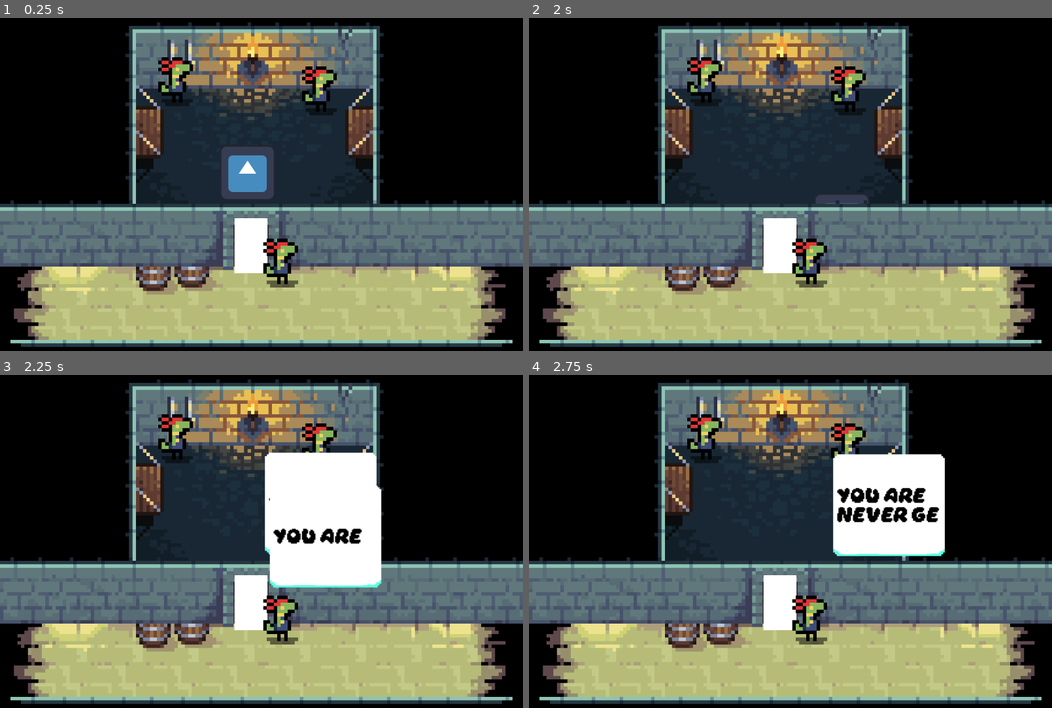
Above: before the commit, frames 1-4 (two rows, left to right).
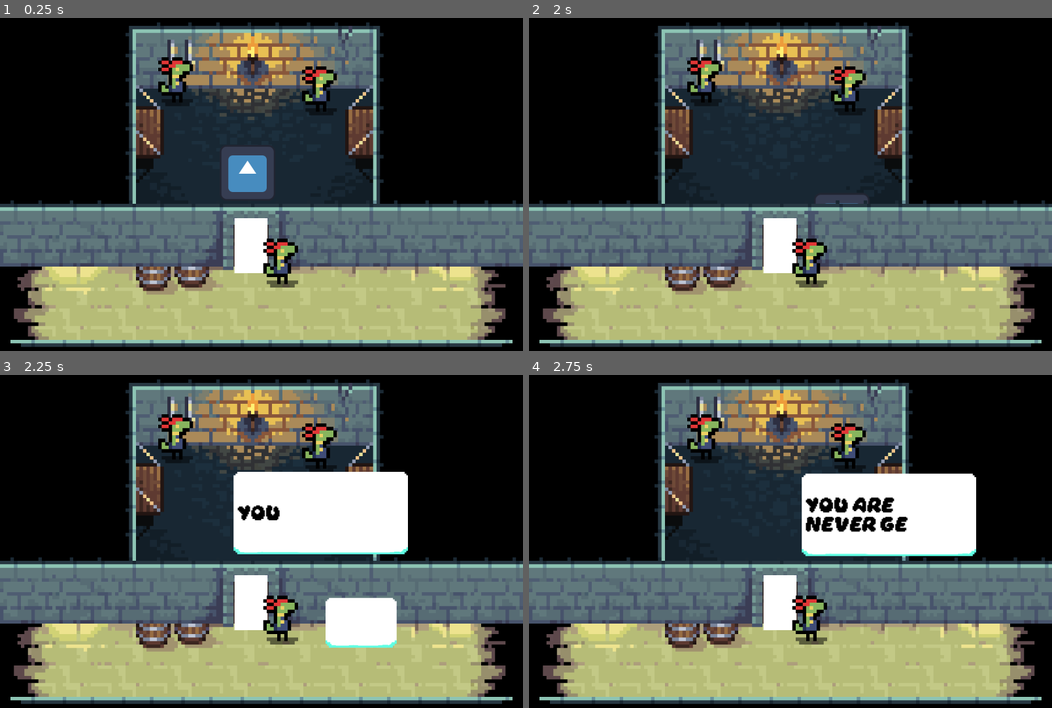
Above: after the commit, the same moments.

Repository: tombuben/gamerpie_gamejam_2025
Game: Godot game, scene res://levels/level_1.tscn
Two runs of this game, one before a commit and one after it. Both use one fixed random seed, a clock stepped at 60 frames per second and the inputs below. The engine's default icon, where the game draws it, is replaced by a stand-in: a white triangle on a blue panel in a dark square.
Inputs:
- Up to frame 1 (0.25 s): no input
- Up to frame 2 (2 s): tap Enter at 0.5 s; hold D (right) 0.53-1.28 s; tap B (bubble_switch) at 0.6, 1.35 s; hold S (down) from 1.28 s (still down)
- Up to frame 3 (2.25 s): release S (down) at 2.03 s; hold D (right) from 2.03 s (still down); tap B (bubble_switch) at 2.1 s
- Up to frame 4 (2.75 s): keep holding D (right)

Frames 1-2 are identical in both runs. In frame 3, 9.0% of the frame differs, in the area x 44-78%, y 23-82%; in frame 4, 5.9%.
Error before the commit: Invalid access to property or key 'bubble' on a base object of type 'Nil'. (res://scripts/player_character.gd:45)
Error after the commit: Invalid access to property or key 'bubble' on a base object of type 'Nil'. (res://scripts/player_character.gd:49)

Commit message:
Added refactoring for dialog manager, split to separate for bubble slot

Diff:
--- /dev/null
+++ b/levels/bubble_slot_manager.gd
@@ -0,0 +1,50 @@
+extends Node2D
+
+@onready var text_box_scene = preload("res://ui/text box/text_box.tscn")
+
+signal on_slot_changed(check_value : String)
+
+@onready var bubble : Node2D = $Bubble
+
+var dialog_line: String
+
+var text_box
+var text_box_position: Vector2
+var bubble_slot: Node2D
+
+
+var is_dialog_active = false
+
+func start_dialog():
+	var parent = get_parent()
+	bubble = $Bubble
+	if is_dialog_active && parent.name == "PlayerCharacter":
+		_end_dialog()
+	elif is_dialog_active:
+		return
+	bubble_slot = self
+	dialog_line = bubble.line
+	text_box_position = global_position
+	_show_text_box()
+
+	is_dialog_active = true
+
+
+func _show_text_box():
+	text_box = text_box_scene.instantiate()
+	bubble_slot.add_child(text_box)
+	text_box.global_position = text_box_position
+	text_box.display_text(dialog_line)
+
+
+func _end_dialog():
+	text_box.queue_free()
+	is_dialog_active = false
+	return
+
+
+func _bubble_slot_changed(check_value : String):
+	on_slot_changed.emit(check_value)
+	print("bubble slot changed")
+	_end_dialog()
+	start_dialog()
--- a/levels/dialog_bubble.gd
+++ b/levels/dialog_bubble.gd
@@ -1,7 +1,5 @@
 extends Node2D
 
-@export var lines: Array[String] = [
-	"This is a test dialogue."
-]
+@export var line: String = "This is a test dialogue."
 
 @export var checkValue : String = "Test"
--- a/levels/level_1.tscn
+++ b/levels/level_1.tscn
@@ -1,12 +1,11 @@
-[gd_scene load_steps=10 format=3 uid="uid://cxjyxcbcxxydo"]
+[gd_scene load_steps=9 format=3 uid="uid://cxjyxcbcxxydo"]
 
 [ext_resource type="Texture2D" uid="uid://b8jqx1thoeery" path="res://assets/level_1/background.png" id="1_7ekwj"]
 [ext_resource type="PackedScene" uid="uid://b81oqoehgfrkh" path="res://player_character.tscn" id="1_q2wdn"]
-[ext_resource type="Script" path="res://levels/player_bubble_manager.gd" id="3_ccnok"]
 [ext_resource type="PackedScene" uid="uid://c80xvbx7tdgob" path="res://npc_character.tscn" id="3_tl17o"]
+[ext_resource type="Script" path="res://levels/bubble_slot_manager.gd" id="3_umfwp"]
 [ext_resource type="Script" path="res://levels/dialog_bubble.gd" id="4_ise4s"]
-[ext_resource type="PackedScene" uid="uid://do3g3w77pww5q" path="res://door.tscn" id="6_0flo3"]
-[ext_resource type="Script" path="res://levels/bubble_slot.gd" id="6_c67vb"]
+[ext_resource type="PackedScene" path="res://door.tscn" id="6_0flo3"]
 [ext_resource type="Texture2D" uid="uid://4bn4bma2ck8t" path="res://assets/level_1/wall.png" id="8_yaoi7"]
 
 [sub_resource type="RectangleShape2D" id="RectangleShape2D_mmaku"]
@@ -32,46 +31,48 @@
 position = Vector2(568, 543)
 friction = 0.2
 
-[node name="PlayerBubbleSlot" type="Node2D" parent="PlayerCharacter"]
+[node name="BubbleSlot" type="Node2D" parent="PlayerCharacter"]
 position = Vector2(0, -123.53)
-script = ExtResource("3_ccnok")
+script = ExtResource("3_umfwp")
 
-[node name="Bubble" type="Node2D" parent="PlayerCharacter/PlayerBubbleSlot"]
+[node name="Bubble" type="Node2D" parent="PlayerCharacter/BubbleSlot"]
 script = ExtResource("4_ise4s")
+line = ""
 checkValue = ""
 
-[node name="NpcCharacter" parent="." instance=ExtResource("3_tl17o")]
+[node name="Cellmate" parent="." instance=ExtResource("3_tl17o")]
 position = Vector2(403, 320)
 
-[node name="BubbleSlot" type="Node2D" parent="NpcCharacter"]
-script = ExtResource("6_c67vb")
+[node name="BubbleSlot" type="Node2D" parent="Cellmate"]
+script = ExtResource("3_umfwp")
 
-[node name="Bubble" type="Node2D" parent="NpcCharacter/BubbleSlot"]
+[node name="Bubble" type="Node2D" parent="Cellmate/BubbleSlot"]
 script = ExtResource("4_ise4s")
-lines = Array[String](["Squeek!"])
+line = "Come here, you rat!"
+checkValue = "ComeHereRat"
+
+[node name="Rat" parent="." instance=ExtResource("3_tl17o")]
+position = Vector2(733, 341)
+
+[node name="BubbleSlot" type="Node2D" parent="Rat"]
+script = ExtResource("3_umfwp")
+
+[node name="Bubble" type="Node2D" parent="Rat/BubbleSlot"]
+script = ExtResource("4_ise4s")
+line = "Squeek!"
 checkValue = ""
 
-[node name="NpcCharacter2" parent="." instance=ExtResource("3_tl17o")]
-position = Vector2(733, 341)
-
-[node name="BubbleSlot" type="Node2D" parent="NpcCharacter2"]
-script = ExtResource("6_c67vb")
-
-[node name="Bubble" type="Node2D" parent="NpcCharacter2/BubbleSlot"]
-script = ExtResource("4_ise4s")
-lines = Array[String](["Come here, you rat!"])
-checkValue = "ComeHereRat"
-
-[node name="NpcCharacter3" parent="." instance=ExtResource("3_tl17o")]
+[node name="Guard" parent="." instance=ExtResource("3_tl17o")]
 position = Vector2(644, 736)
 
-[node name="BubbleSlot" type="Node2D" parent="NpcCharacter3"]
+[node name="BubbleSlot" type="Node2D" parent="Guard"]
 position = Vector2(102.62, -99.47)
-script = ExtResource("6_c67vb")
+script = ExtResource("3_umfwp")
 
-[node name="Bubble" type="Node2D" parent="NpcCharacter3/BubbleSlot"]
+[node name="Bubble" type="Node2D" parent="Guard/BubbleSlot"]
 script = ExtResource("4_ise4s")
-lines = Array[String](["You are never getting out of here!"])
+line = "You are never getting out of here!"
+checkValue = "closed"
 
 [node name="Door" parent="." instance=ExtResource("6_0flo3")]
 position = Vector2(579, 707)
@@ -97,4 +98,4 @@
 position = Vector2(907, -1)
 shape = SubResource("RectangleShape2D_mmaku")
 
-[connection signal="on_slot_changed" from="NpcCharacter3/BubbleSlot" to="Door" method="_on_bubble_slot_on_slot_changed"]
+[connection signal="on_slot_changed" from="Guard/BubbleSlot" to="Door" method="_on_bubble_slot_on_slot_changed"]
--- a/npc_character.gd
+++ b/npc_character.gd
@@ -5,10 +5,10 @@
 func _on_area_2d_body_entered(body: Node2D) -> void:
 	if body.name != "PlayerCharacter":
 		return
-	DialogManager.start_dialog(bubble_slot.global_position, bubble_slot.bubble.lines, bubble_slot)
-	body._get_active_npc_bubble(bubble_slot)
+	bubble_slot.start_dialog()
+	body._get_active_npc_bubble(self, bubble_slot)
 
 
 func _on_area_2d_body_exited(body: Node2D) -> void:
 	print("npc exited")
-	DialogManager._end_dialog()
+	bubble_slot._end_dialog()
--- a/scripts/player_character.gd
+++ b/scripts/player_character.gd
@@ -1,11 +1,12 @@
 extends CharacterBody2D
 
-@onready var bubble_slot : Node2D = $PlayerBubbleSlot/Bubble
+@onready var bubble_slot : Node2D = $BubbleSlot
 
 @export var player_speed = 200
 @export var friction = 0.01
 @export var acceleration = 0.1
 
+@export var npc_parent = null
 @export var npc_bubble_slot = null
 
 func get_input():
@@ -28,7 +29,8 @@
 		velocity = velocity.lerp(Vector2.ZERO, friction)
 	move_and_slide()
 
-func _get_active_npc_bubble(bubble_slot: Node2D):
+func _get_active_npc_bubble(parent: Node2D, bubble_slot: Node2D):
+	npc_parent = parent
 	npc_bubble_slot = bubble_slot
 	if npc_bubble_slot != null:
 		print("npc bubble slot saved")
@@ -42,17 +44,17 @@
 		_bubble_switch()
 
 func _bubble_switch():
+	var my_bubble_slot = bubble_slot
+	var other_bubble_slot = npc_bubble_slot
 	var npc_bubble = npc_bubble_slot.bubble
-	if npc_bubble != null:
-		print(npc_bubble.lines[0])
-		var tempLine = bubble_slot.lines[0]
-		var tempCheck = bubble_slot.checkValue
-		bubble_slot.lines[0] = npc_bubble.lines[0]
-		bubble_slot.checkValue = npc_bubble.checkValue
-		npc_bubble.lines[0] = tempLine
-		npc_bubble.checkValue = tempCheck
-		print(bubble_slot.lines[0])
-		$PlayerBubbleSlot.load_bubble(bubble_slot.global_position)
-		npc_bubble_slot._bubble_slot_changed(npc_bubble.checkValue)
-	else:
-		print("npc bubble empty")
+	var player_bubble = bubble_slot.bubble
+
+	my_bubble_slot.remove_child(player_bubble)
+	other_bubble_slot.remove_child(npc_bubble)
+
+	my_bubble_slot.add_child(npc_bubble)
+	other_bubble_slot.add_child(player_bubble)
+	other_bubble_slot.bubble = player_bubble
+
+	my_bubble_slot.start_dialog()
+	npc_bubble_slot._bubble_slot_changed(npc_bubble_slot.bubble.checkValue)
--- a/ui/text box/text_box.gd
+++ b/ui/text box/text_box.gd
@@ -3,7 +3,7 @@
 @onready var label = $MarginContainer/Label
 @onready var timer = $LetterDisplayTimer
 
-const MAX_WIDTH = 256
+const MAX_WIDTH = 400
 
 var text = ""
 var letter_index = 0
